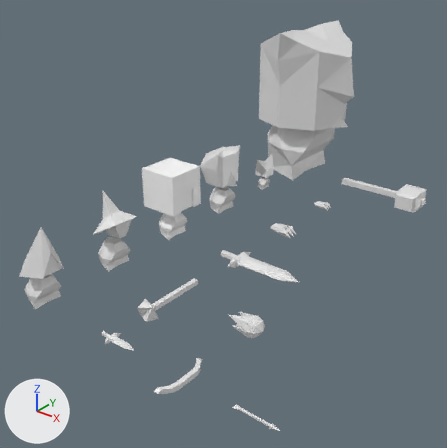
A saved change to the Blender file models/models.blend.
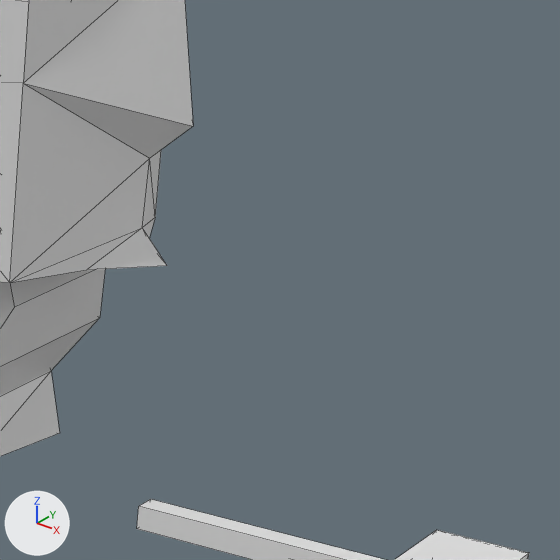
There are two pictures of each version: one whole from a 50 mm camera at (19.77, -20.62, 14.37) aimed at (2.58, 0.87, 1.04), one close up on the part from 70% to 97% of the width and 16% to 43% of the height. The lights are fixed; the arrows at lower left show +X, +Y and +Z. The close-ups show mesh edges as thin lines.

Script lines for the objects in view, before the commit:
```python
me_cube_006 = bpy.data.meshes.new('Cube.006')
me_cube_006.from_pydata(...)  # 32 vertices, 30 faces; spans x -0.81..4.44, y -0.94..0.94, z -0.49..0.49
me_cube_006.materials.append(mat_material_006)  # its picture is missing
me_icosphere_005 = bpy.data.meshes.new('Icosphere.005')
me_icosphere_005.from_pydata(...)  # 66 vertices, 87 faces; spans x -3.55..0.29, y -1.44..1.44, z -2.82..0.47
me_icosphere_005.materials.append(mat_material_011)  # its picture is missing
ob_ogre = bpy.data.objects.new('ogre', me_icosphere_005)
ob_ogre.location = (0.0, 12.0, 0.0)
ob_ogre.rotation_euler = (0.0, 2.094, 0.0)  # degrees (0, 120, 0)
ob_ogre.scale = (2.25, 2.25, 2.25)
ob_ogre_weapon = bpy.data.objects.new('ogre_weapon', me_cube_006)
ob_ogre_weapon.location = (4.0, 12.0, 0.0)
```
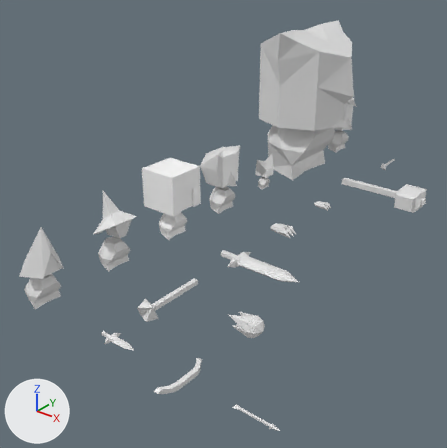
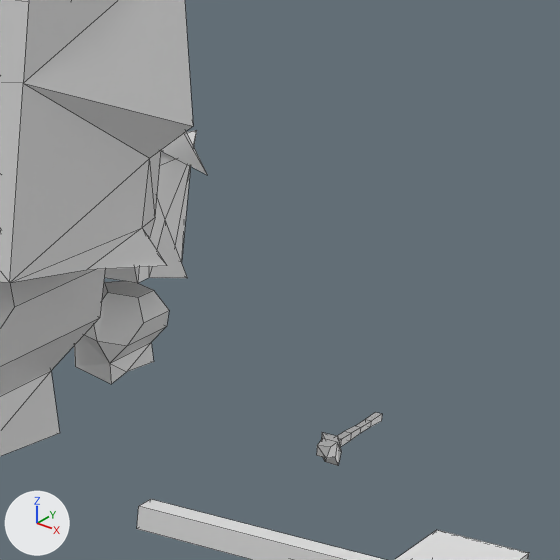
Scene script edits in JSON lines:
```json
{"op": "add", "block": "me_cube_004_1", "code": ["me_cube_004_1 = bpy.data.meshes.new('Cube.004')", "me_cube_004_1.from_pydata(...)  # 40 vertices, 39 faces; spans x -0.23..0.27, y -1.72..0.6, z -0.26..0.74", "me_cube_004_1.materials.append(mat_material_004)  # its picture is missing"]}
{"op": "add", "block": "me_goblin_1", "code": ["me_goblin_1 = bpy.data.meshes.new('Goblin')", "me_goblin_1.from_pydata(...)  # 67 vertices, 78 faces; spans x -0.94..1.09, y -0.94..0.94, z 0.0..3.98", "me_goblin_1.materials.append(mat_material_009)  # its picture is missing"]}
{"op": "add", "block": "ob_witch_weapon_001", "code": ["ob_witch_weapon_001 = bpy.data.objects.new('witch_weapon.001', me_cube_004_1)", "ob_witch_weapon_001.location = (4.0, 17.0, 0.0)", "ob_witch_weapon_001.rotation_euler = (0.349, 0.0, 0.0)  # degrees (20, 0, 0)", "ob_witch_weapon_001.scale = (0.81, 0.81, 0.81)"]}
{"op": "add", "block": "ob_goblin_priest", "code": ["ob_goblin_priest = bpy.data.objects.new('Goblin_priest', me_goblin_1)", "ob_goblin_priest.location = (0.0, 17.0, 0.0)"]}
```

Pixel boxes [x1, y1, x2, y2] of what changed, in the close-ups (560 x 560 px):
```json
{"object": "Goblin_priest", "change": "added", "after": [74, 130, 207, 384]}
{"object": "witch_weapon.001", "change": "added", "after": [316, 412, 382, 466]}
```
